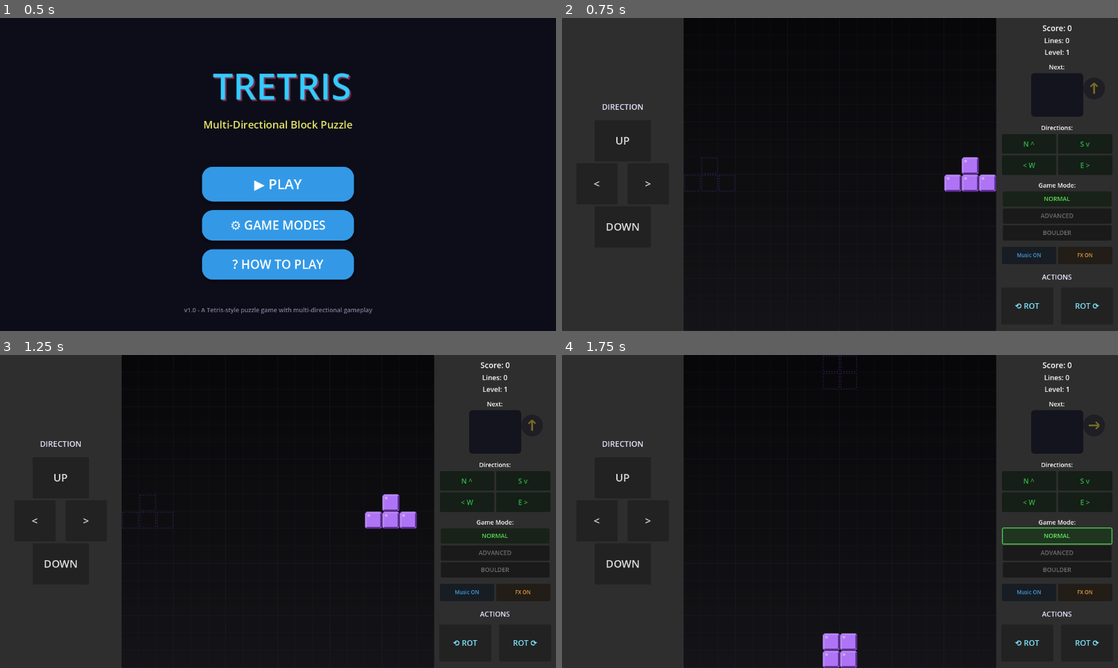
Above: before the commit, frames 1-4 (two rows, left to right).
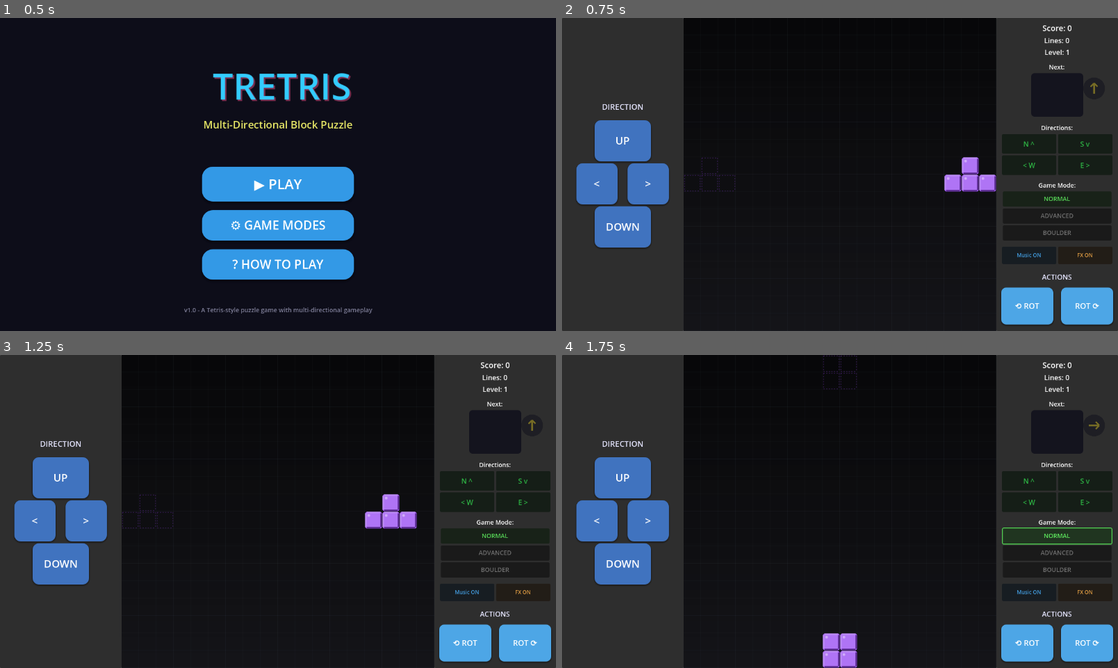
Above: after the commit, the same moments.

Repository: afotav-ship-it/tretris
Game: Godot game, scene res://scenes/main_menu.tscn
Same seed, same stepped clock (60 frames per second), same inputs: the game is played once before the commit and once after it.
Inputs:
- Up to frame 1 (0.5 s): no input
- Up to frame 2 (0.75 s): click "▶ PLAY" at 0.5 s
- Up to frame 3 (1.25 s): no input
- Up to frame 4 (1.75 s): click "NORMAL" at 1.25 s

Frame 1 is identical in both runs. In frame 2, 6.8% of the frame differs, in the area x 2-100%, y 32-98%; in frame 3, 6.8%; in frame 4, 6.8%.

Commit message:
Add bubbly button styles with rounded corners and shadows
Co-authored-by: afotav-ship-it <231927134+afotav-ship-it@users.noreply.github.com>

Diff:
--- a/godot-ios/scenes/game.tscn
+++ b/godot-ios/scenes/game.tscn
@@ -11,6 +11,36 @@
 corner_radius_top_right = 8
 corner_radius_bottom_right = 8
 corner_radius_bottom_left = 8
+
+[sub_resource type="StyleBoxFlat" id="StyleBoxFlat_button_dpad"]
+bg_color = Color(0.25, 0.45, 0.75, 1)
+corner_radius_top_left = 15
+corner_radius_top_right = 15
+corner_radius_bottom_right = 15
+corner_radius_bottom_left = 15
+shadow_color = Color(0, 0, 0, 0.3)
+shadow_size = 3
+shadow_offset = Vector2(0, 2)
+
+[sub_resource type="StyleBoxFlat" id="StyleBoxFlat_button_rotate"]
+bg_color = Color(0.3, 0.65, 0.9, 1)
+corner_radius_top_left = 12
+corner_radius_top_right = 12
+corner_radius_bottom_right = 12
+corner_radius_bottom_left = 12
+shadow_color = Color(0, 0, 0, 0.3)
+shadow_size = 3
+shadow_offset = Vector2(0, 2)
+
+[sub_resource type="StyleBoxFlat" id="StyleBoxFlat_button_drop"]
+bg_color = Color(0.9, 0.7, 0.2, 1)
+corner_radius_top_left = 18
+corner_radius_top_right = 18
+corner_radius_bottom_right = 18
+corner_radius_bottom_left = 18
+shadow_color = Color(0, 0, 0, 0.4)
+shadow_size = 4
+shadow_offset = Vector2(0, 3)
 
 [node name="Main" type="Node2D"]
 
@@ -59,7 +89,9 @@
 custom_minimum_size = Vector2(130, 95)
 layout_mode = 2
 size_flags_horizontal = 4
+theme_override_colors/font_color = Color(1, 1, 1, 1)
 theme_override_font_sizes/font_size = 24
+theme_override_styles/normal = SubResource("StyleBoxFlat_button_dpad")
 text = "UP"
 
 [node name="MoveRow" type="HBoxContainer" parent="UI/ControlPanel/VBox"]
@@ -70,7 +102,9 @@
 [node name="BtnMoveLeft" type="Button" parent="UI/ControlPanel/VBox/MoveRow"]
 custom_minimum_size = Vector2(95, 95)
 layout_mode = 2
+theme_override_colors/font_color = Color(1, 1, 1, 1)
 theme_override_font_sizes/font_size = 24
+theme_override_styles/normal = SubResource("StyleBoxFlat_button_dpad")
 text = "<"
 
 [node name="Spacer" type="Control" parent="UI/ControlPanel/VBox/MoveRow"]
@@ -80,14 +114,18 @@
 [node name="BtnMoveRight" type="Button" parent="UI/ControlPanel/VBox/MoveRow"]
 custom_minimum_size = Vector2(95, 95)
 layout_mode = 2
+theme_override_colors/font_color = Color(1, 1, 1, 1)
 theme_override_font_sizes/font_size = 24
+theme_override_styles/normal = SubResource("StyleBoxFlat_button_dpad")
 text = ">"
 
 [node name="BtnMoveDown" type="Button" parent="UI/ControlPanel/VBox"]
 custom_minimum_size = Vector2(130, 95)
 layout_mode = 2
 size_flags_horizontal = 4
+theme_override_colors/font_color = Color(1, 1, 1, 1)
 theme_override_font_sizes/font_size = 24
+theme_override_styles/normal = SubResource("StyleBoxFlat_button_dpad")
 text = "DOWN"
 
 [node name="MenuPanel" type="Panel" parent="UI"]
@@ -250,8 +288,9 @@
 [node name="BtnRotateLeft" type="Button" parent="UI/MenuPanel/VBox/RotateRow"]
 custom_minimum_size = Vector2(120, 85)
 layout_mode = 2
-theme_override_font_sizes/font_size = 18
-theme_override_colors/font_color = Color(0.5, 0.9, 1, 1)
+theme_override_colors/font_color = Color(1, 1, 1, 1)
+theme_override_font_sizes/font_size = 18
+theme_override_styles/normal = SubResource("StyleBoxFlat_button_rotate")
 text = "⟲ ROT"
 
 [node name="Spacer" type="Control" parent="UI/MenuPanel/VBox/RotateRow"]
@@ -261,8 +300,9 @@
 [node name="BtnRotateRight" type="Button" parent="UI/MenuPanel/VBox/RotateRow"]
 custom_minimum_size = Vector2(120, 85)
 layout_mode = 2
-theme_override_font_sizes/font_size = 18
-theme_override_colors/font_color = Color(0.5, 0.9, 1, 1)
+theme_override_colors/font_color = Color(1, 1, 1, 1)
+theme_override_font_sizes/font_size = 18
+theme_override_styles/normal = SubResource("StyleBoxFlat_button_rotate")
 text = "ROT ⟳"
 
 [node name="Spacer5c" type="Control" parent="UI/MenuPanel/VBox"]
@@ -273,8 +313,9 @@
 custom_minimum_size = Vector2(250, 95)
 layout_mode = 2
 size_flags_horizontal = 4
+theme_override_colors/font_color = Color(0.2, 0.2, 0.2, 1)
 theme_override_font_sizes/font_size = 28
-theme_override_colors/font_color = Color(1, 0.9, 0.2, 1)
+theme_override_styles/normal = SubResource("StyleBoxFlat_button_drop")
 text = "⬇ DROP ⬇"
 
 [node name="BtnDrop" type="Button" parent="UI/MenuPanel/VBox"]
Not shown: 1 places in godot-ios/scenes/game.tscn that only renumber resources
